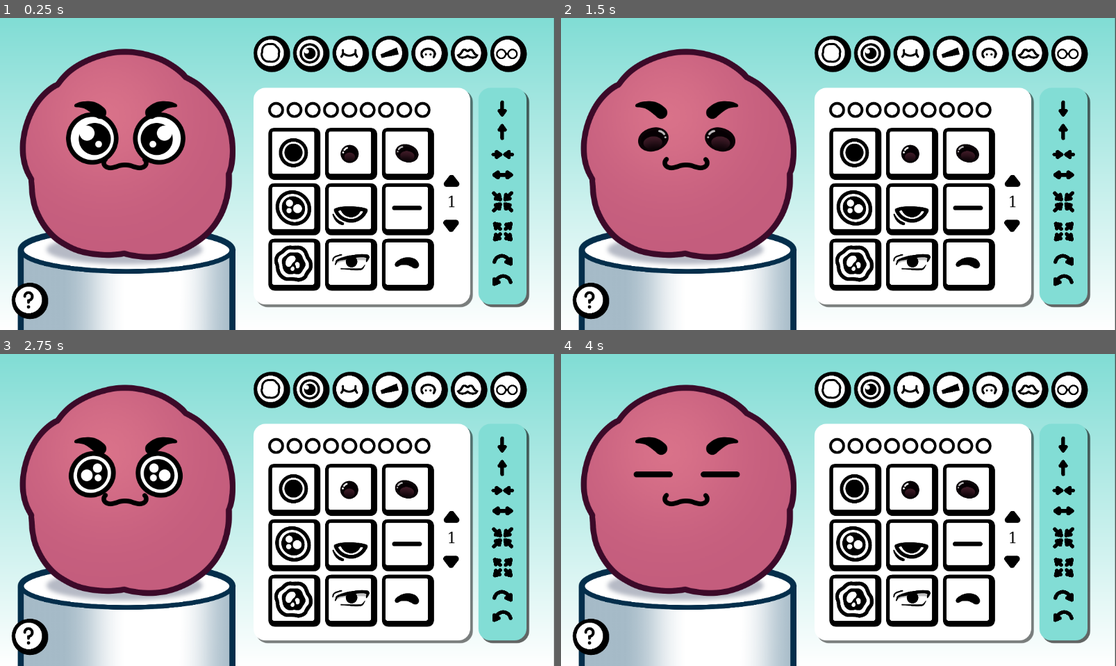
Above: before the commit, frames 1-4 (two rows, left to right).
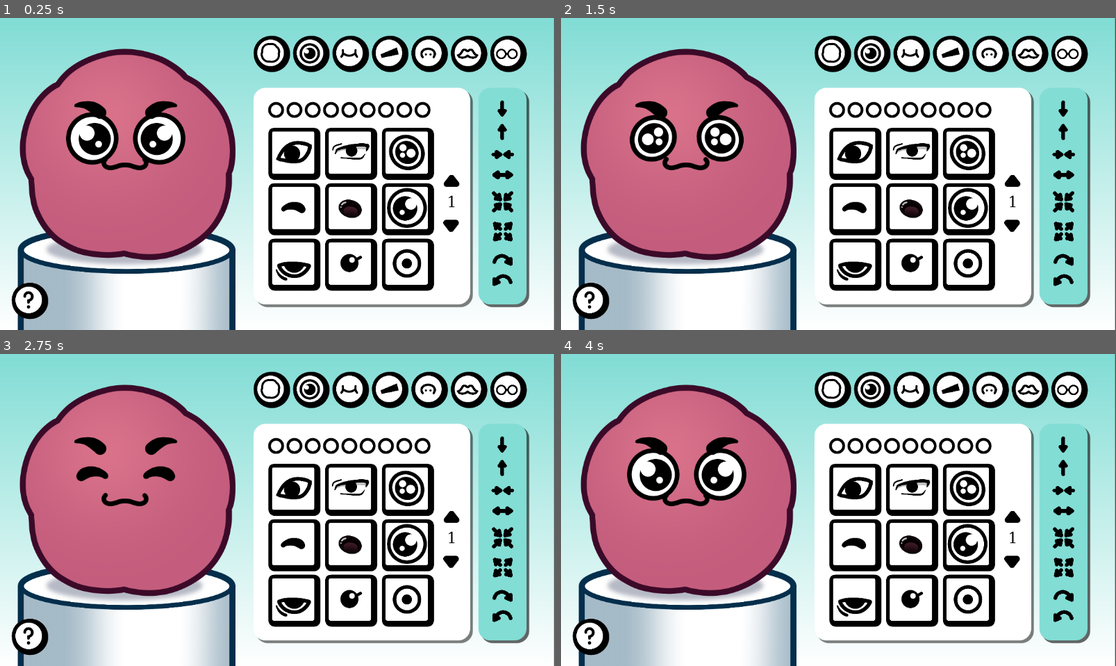
Above: after the commit, the same moments.

Repository: MoaOrLess/FloofMaker
Game: Godot game, scene res://SCENES/learning_2.tscn
Same seed, same stepped clock (60 frames per second), same inputs: the game is played once before the commit and once after it.
Inputs (mouse positions are in pixels of both pictures, inside the frame that each line leads up to):
- Up to frame 1 (0.25 s): no input
- Up to frame 2 (1.5 s): click (910, 155) at 0.52 s; click (966, 155) at 1.27 s
- Up to frame 3 (2.75 s): click (294, 544) at 2.02 s
- Up to frame 4 (4 s): click (910, 544) at 2.77 s; click (966, 544) at 3.52 s

The runs differ from the first frame. In frame 1, 3.1% of the frame differs, in the area x 49-77%, y 37-85%; in frame 2, 4.8%; in frame 3, 4.9%; in frame 4, 5.4%, in the area x 11-77%, y 30-85%.

Commit message:
organised the art and added new art

Diff:
--- a/SCENES/Body_prefab.tscn
+++ b/SCENES/Body_prefab.tscn
@@ -1,6 +1,6 @@
 [gd_scene load_steps=2 format=3 uid="uid://b7mb1gq2r5806"]
 
-[ext_resource type="Texture2D" uid="uid://wvyqnci4huwn" path="res://ART/Body Classic.png" id="1_s4ui3"]
+[ext_resource type="Texture2D" uid="uid://wvyqnci4huwn" path="res://ART/GENERAL ART/Body Classic.png" id="1_s4ui3"]
 
 [node name="BodyPrefab" type="Node2D"]
 
--- a/SCENES/Brow_prefab.tscn
+++ b/SCENES/Brow_prefab.tscn
@@ -1,7 +1,7 @@
 [gd_scene load_steps=3 format=3 uid="uid://sdgxjbdh2l3w"]
 
 [ext_resource type="Script" path="res://SCENES/brow_prefab.gd" id="1_h4xsa"]
-[ext_resource type="Texture2D" uid="uid://bm0fra5q0yix7" path="res://ART/BAD ART/Brow Tear.png" id="2_vnf1b"]
+[ext_resource type="Texture2D" uid="uid://bm0fra5q0yix7" path="res://ART/BROWS ART/Brow Tear.png" id="2_vnf1b"]
 
 [node name="BrowPrefab" type="Node2D"]
 script = ExtResource("1_h4xsa")
--- a/SCENES/Button_prefab_1.tscn
+++ b/SCENES/Button_prefab_1.tscn
@@ -1,9 +1,9 @@
 [gd_scene load_steps=5 format=3 uid="uid://bp5lkyhj64drb"]
 
-[ext_resource type="Texture2D" uid="uid://ddw22ll0cokvs" path="res://ART/Button Off.png" id="1_svggt"]
+[ext_resource type="Texture2D" uid="uid://ddw22ll0cokvs" path="res://ART/BUTTON ART/Button Off.png" id="1_svggt"]
 [ext_resource type="Script" path="res://SCENES/button_prefab_1.gd" id="1_ve7tg"]
-[ext_resource type="Texture2D" uid="uid://cde7vehmjp1a7" path="res://ART/Button On.png" id="2_q2v3w"]
-[ext_resource type="Texture2D" uid="uid://m10updmwr6rc" path="res://ART/Eye Stare.png" id="3_g8ou5"]
+[ext_resource type="Texture2D" uid="uid://cde7vehmjp1a7" path="res://ART/BUTTON ART/Button On.png" id="2_q2v3w"]
+[ext_resource type="Texture2D" uid="uid://m10updmwr6rc" path="res://ART/EYES ART/Eye Stare.png" id="3_g8ou5"]
 
 [node name="OptionButton" type="TextureButton"]
 offset_right = 135.0
--- a/SCENES/Button_prefab_2.tscn
+++ b/SCENES/Button_prefab_2.tscn
@@ -1,9 +1,9 @@
 [gd_scene load_steps=5 format=3 uid="uid://b0etfrqq8vd2q"]
 
 [ext_resource type="Script" path="res://SCENES/button_prefab_2.gd" id="1_p4tqh"]
-[ext_resource type="Texture2D" uid="uid://by140ghgjifkr" path="res://ART/Round Button Off.png" id="2_w7j8t"]
-[ext_resource type="Texture2D" uid="uid://buhgsv216h2ae" path="res://ART/Round Button On.png" id="3_ui6k6"]
-[ext_resource type="Texture2D" uid="uid://qq736aul3ary" path="res://ART/Body Icon.png" id="4_rdaw5"]
+[ext_resource type="Texture2D" uid="uid://by140ghgjifkr" path="res://ART/BUTTON ART/Round Button Off.png" id="2_w7j8t"]
+[ext_resource type="Texture2D" uid="uid://buhgsv216h2ae" path="res://ART/BUTTON ART/Round Button On.png" id="3_ui6k6"]
+[ext_resource type="Texture2D" uid="uid://qq736aul3ary" path="res://ART/BUTTON ART/Body Icon.png" id="4_rdaw5"]
 
 [node name="CategoryButton" type="TextureButton"]
 offset_right = 135.0
--- a/SCENES/Mouth_prefab.tscn
+++ b/SCENES/Mouth_prefab.tscn
@@ -1,7 +1,7 @@
 [gd_scene load_steps=3 format=3 uid="uid://c8d2abrj4fajm"]
 
 [ext_resource type="Script" path="res://SCENES/mouth_prefab.gd" id="1_4j4mr"]
-[ext_resource type="Texture2D" uid="uid://drah0svuy34no" path="res://ART/Mouth Tree.png" id="1_ftqtr"]
+[ext_resource type="Texture2D" uid="uid://drah0svuy34no" path="res://ART/MOUTH ART/Mouth Tree.png" id="1_ftqtr"]
 
 [node name="MouthPrefab" type="Node2D"]
 script = ExtResource("1_4j4mr")
--- a/SCENES/PROTOTYPE.tscn
+++ b/SCENES/PROTOTYPE.tscn
@@ -2,15 +2,15 @@
 
 [ext_resource type="Script" path="res://SCENES/game_test_2.gd" id="1_bnoht"]
 [ext_resource type="Texture2D" uid="uid://dgoi5frckq4vt" path="res://ART/Button A.png" id="2_a5gun"]
-[ext_resource type="Texture2D" uid="uid://wvyqnci4huwn" path="res://ART/Body Classic.png" id="3_pk52t"]
-[ext_resource type="Texture2D" uid="uid://x55babem06gj" path="res://ART/Body Toll.png" id="4_jx5yd"]
-[ext_resource type="Texture2D" uid="uid://cl7pafqbn4ln2" path="res://ART/Body Wide.png" id="5_vf8tq"]
-[ext_resource type="Texture2D" uid="uid://bjddcjpw6i4l" path="res://ART/Eye Classic.png" id="6_uvrbl"]
-[ext_resource type="Texture2D" uid="uid://m10updmwr6rc" path="res://ART/Eye Stare.png" id="7_taps1"]
-[ext_resource type="Texture2D" uid="uid://or0omoiicatl" path="res://ART/Eye Round.png" id="8_x8d73"]
-[ext_resource type="Texture2D" uid="uid://drah0svuy34no" path="res://ART/Mouth Tree.png" id="9_5n28f"]
-[ext_resource type="Texture2D" uid="uid://kq1jk5ukx3hc" path="res://ART/Mouth Toof.png" id="10_va02o"]
-[ext_resource type="Texture2D" uid="uid://b68ktvgq8t2ag" path="res://ART/Mouth Kirby.png" id="11_3hu7s"]
+[ext_resource type="Texture2D" uid="uid://wvyqnci4huwn" path="res://ART/GENERAL ART/Body Classic.png" id="3_pk52t"]
+[ext_resource type="Texture2D" uid="uid://x55babem06gj" path="res://ART/GENERAL ART/Body Toll.png" id="4_jx5yd"]
+[ext_resource type="Texture2D" uid="uid://cl7pafqbn4ln2" path="res://ART/GENERAL ART/Body Wide.png" id="5_vf8tq"]
+[ext_resource type="Texture2D" uid="uid://bjddcjpw6i4l" path="res://ART/EYES ART/Eye Classic.png" id="6_uvrbl"]
+[ext_resource type="Texture2D" uid="uid://m10updmwr6rc" path="res://ART/EYES ART/Eye Stare.png" id="7_taps1"]
+[ext_resource type="Texture2D" uid="uid://or0omoiicatl" path="res://ART/EYES ART/Eye Round.png" id="8_x8d73"]
+[ext_resource type="Texture2D" uid="uid://drah0svuy34no" path="res://ART/MOUTH ART/Mouth Tree.png" id="9_5n28f"]
+[ext_resource type="Texture2D" uid="uid://kq1jk5ukx3hc" path="res://ART/MOUTH ART/Mouth Toof.png" id="10_va02o"]
+[ext_resource type="Texture2D" uid="uid://b68ktvgq8t2ag" path="res://ART/MOUTH ART/Mouth Kirby.png" id="11_3hu7s"]
 
 [node name="PROTOTYPE" type="Node2D"]
 script = ExtResource("1_bnoht")
--- a/SCENES/brow_prefab.gd
+++ b/SCENES/brow_prefab.gd
@@ -2,7 +2,7 @@
 
 
 @onready var brow_sprite: Sprite2D = $BrowSprite
-const BROW_TEAR = preload("res://ART/BAD ART/Brow Tear.png")
+const BROW_TEAR = preload("res://ART/BROWS ART/Brow Tear.png")
 
 var brow_mirror
 var texture
--- a/SCENES/eye_prefab.gd
+++ b/SCENES/eye_prefab.gd
@@ -1,8 +1,8 @@
 extends Node2D
 
 @onready var eye_sprite: Sprite2D = $EyeSprite
-const EYE_STARE = preload("res://ART/Eye Stare.png")
-const EYE_CROSSED = preload("res://ART/Eye Crossed.png")
+const EYE_STARE = preload("res://ART/EYES ART/Eye Stare.png")
+const EYE_CROSSED = preload("res://ART/EYES ART/Eye Crossed.png")
 
 var eye_mirror
 var texture
--- a/SCENES/eye_prefab.tscn
+++ b/SCENES/eye_prefab.tscn
@@ -1,7 +1,7 @@
 [gd_scene load_steps=3 format=3 uid="uid://c87vojqg64ada"]
 
 [ext_resource type="Script" path="res://SCENES/eye_prefab.gd" id="1_gt2oi"]
-[ext_resource type="Texture2D" uid="uid://m10updmwr6rc" path="res://ART/Eye Stare.png" id="1_sstrx"]
+[ext_resource type="Texture2D" uid="uid://m10updmwr6rc" path="res://ART/EYES ART/Eye Stare.png" id="1_sstrx"]
 
 [node name="EyePrefab" type="Node2D"]
 script = ExtResource("1_gt2oi")
--- a/SCENES/learning_2.gd
+++ b/SCENES/learning_2.gd
@@ -5,94 +5,109 @@
 @onready var h_box_container: HBoxContainer = $UI/HBoxContainer
 @onready var extra_options: HBoxContainer = $"Extra Options"
 
-
-
-
-@export var BUTTON_PREFAB = preload("res://SCENES/Button_prefab_1.tscn")
-@export var ROUND_BUTTON_PREFAB = preload("res://SCENES/Button_prefab_2.tscn")
-@export var BROW_PREFAB = preload("res://SCENES/Brow_prefab.tscn")
-
-
 @onready var body_prefab: Node2D = $UI/BodyPrefab
 @onready var eye_prefab: Node2D = $UI/EyePrefab
 @onready var mouth_prefab: Node2D = $UI/MouthPrefab
 @onready var brow_prefab: Node2D = $UI/BrowPrefab
 
-
-
+@onready var page_number: Label = $"UI/MainPanel/Page Number"
+
+#instance stuff
+@export var BUTTON_PREFAB = preload("res://SCENES/Button_prefab_1.tscn")
+@export var ROUND_BUTTON_PREFAB = preload("res://SCENES/Button_prefab_2.tscn")
+@export var BROW_PREFAB = preload("res://SCENES/Brow_prefab.tscn")
 
 
 #ART SPRITES
-var EYE_STARE = preload("res://ART/Eye Stare.png")
-var EYE_ROUND = preload("res://ART/Eye Round.png")
-var EYE_CLASSIC = preload("res://ART/Eye Classic.png")
-var EYE_BIG = preload("res://ART/Eye Big.png")
-var EYE_DONE = preload("res://ART/Eye Done.png")
-var EYE_LINE_ = preload("res://ART/Eye Line .png")
-var EYE_WOBLE = preload("res://ART/Eye Woble.png")
-var EYE_ANIME = preload("res://ART/Eye Anime.png")
-var EYE_BLINK = preload("res://ART/Eye Blink.png")
-var EYE_CROSSED = preload("res://ART/Eye Crossed.png")
-var EYE_GURL = preload("res://ART/Eye Gurl.png")
-var EYE_INTENSE = preload("res://ART/Eye Intense.png")
-var EYE_KIRBY = preload("res://ART/Eye Kirby.png")
-var EYE_SHARP = preload("res://ART/Eye Sharp.png")
-var EYE_TIC_TAC = preload("res://ART/Eye TicTac.png")
-var EYE_TRAUMA = preload("res://ART/Eye Trauma.png")
-var EYE_TWINKLE = preload("res://ART/Eye Twinkle.png")
-var EYE_U = preload("res://ART/Eye U.png")
-
-
-var MOUTH_KIRBY = preload("res://ART/Mouth Kirby.png")
-var MOUTH_TOOF = preload("res://ART/Mouth Toof.png")
-var MOUTH_TREE = preload("res://ART/Mouth Tree.png")
-var MOUTH_LIP = preload("res://ART/Mouth Lip.png")
-var MOUTH_POUT = preload("res://ART/Mouth Pout.png")
-var MOUTH_SMOLLSMILE = preload("res://ART/Mouth Smollsmile.png")
-var MOUTH_V = preload("res://ART/Mouth V.png")
-var MOUTH_W = preload("res://ART/Mouth W.png")
-var MOUTH_BEAN = preload("res://ART/Mouth Bean.png")
-
-var BROW_EMPTY
-const BROW_BLOCK = preload("res://ART/BAD ART/Brow Block.png")
-const BROW_BRICK = preload("res://ART/BAD ART/Brow Brick.png")
-const BROW_CHONK = preload("res://ART/BAD ART/Brow Chonk.png")
-const BROW_CLASSIC = preload("res://ART/BAD ART/Brow Classic.png")
-const BROW_FROWN = preload("res://ART/BAD ART/Brow Frown.png")
-const BROW_HAIRY = preload("res://ART/BAD ART/Brow Hairy.png")
-const BROW_HAT = preload("res://ART/BAD ART/Brow Hat.png")
-const BROW_INTENSE = preload("res://ART/BAD ART/Brow Intense.png")
-const BROW_PRESSED = preload("res://ART/BAD ART/Brow Pressed.png")
-const BROW_ROUND_BLOCK = preload("res://ART/BAD ART/Brow RoundBlock.png")
-const BROW_ROUNDISH = preload("res://ART/BAD ART/Brow Roundish.png")
-const BROW_SHWONK = preload("res://ART/BAD ART/Brow Shwonk.png")
-const BROW_SLICK = preload("res://ART/BAD ART/Brow Slick.png")
-const BROW_SWOOP = preload("res://ART/BAD ART/Brow Swoop.png")
-const BROW_TEAR = preload("res://ART/BAD ART/Brow Tear.png")
-
-
-const BODY_ICON = preload("res://ART/Body Icon.png")
-const BROW_ICON = preload("res://ART/Brow Icon.png")
-const EXTRA_ICON = preload("res://ART/Extra Icon.png")
-const EYE_ICON = preload("res://ART/Eye Icon.png")
-const HAIR_ICON = preload("res://ART/Hair Icon.png")
-const MOUTH_ICON = preload("res://ART/Mouth Icon.png")
-const NOSE_ICON = preload("res://ART/Nose Icon.png")
-
-const QUESTION_MARK_ICON = preload("res://ART/Question Mark Icon.png")
-
-@onready var page_number: Label = $"UI/MainPanel/Page Number"
-
+const BROW_EMPTY = null
+const BROW_BLOCK = preload("res://ART/BROWS ART/Brow Block.png")
+const BROW_BRICK = preload("res://ART/BROWS ART/Brow Brick.png")
+const BROW_CHONK = preload("res://ART/BROWS ART/Brow Chonk.png")
+const BROW_CLASSIC = preload("res://ART/BROWS ART/Brow Classic.png")
+const BROW_FROWN = preload("res://ART/BROWS ART/Brow Frown.png")
+const BROW_HAIRY = preload("res://ART/BROWS ART/Brow Hairy.png")
+const BROW_HAT = preload("res://ART/BROWS ART/Brow Hat.png")
+const BROW_INTENSE = preload("res://ART/BROWS ART/Brow Intense.png")
+const BROW_PRESSED = preload("res://ART/BROWS ART/Brow Pressed.png")
+const BROW_ROUND_BLOCK = preload("res://ART/BROWS ART/Brow RoundBlock.png")
+const BROW_ROUNDISH = preload("res://ART/BROWS ART/Brow Roundish.png")
+const BROW_SHWONK = preload("res://ART/BROWS ART/Brow Shwonk.png")
+const BROW_SLICK = preload("res://ART/BROWS ART/Brow Slick.png")
+const BROW_SWOOP = preload("res://ART/BROWS ART/Brow Swoop.png")
+const BROW_TEAR = preload("res://ART/BROWS ART/Brow Tear.png")
+
+
+const BODY_ICON = preload("res://ART/BUTTON ART/Body Icon.png")
+const BROW_ICON = preload("res://ART/BUTTON ART/Brow Icon.png")
+const EXTRA_ICON = preload("res://ART/BUTTON ART/Extra Icon.png")
+const EYE_ICON = preload("res://ART/BUTTON ART/Eye Icon.png")
+const HAIR_ICON = preload("res://ART/BUTTON ART/Hair Icon.png")
+const NOSE_ICON = preload("res://ART/BUTTON ART/Nose Icon.png")
+const QUESTION_MARK_ICON = preload("res://ART/BUTTON ART/Question Mark Icon.png")
+
+const EYE_ALMOND = preload("res://ART/EYES ART/Eye Almond.png")
+const EYE_ANIME = preload("res://ART/EYES ART/Eye Anime.png")
+const EYE_BIG = preload("res://ART/EYES ART/Eye Big.png")
+const EYE_BLINK = preload("res://ART/EYES ART/Eye Blink.png")
+const EYE_CLASSIC = preload("res://ART/EYES ART/Eye Classic.png")
+const EYE_CROSSED = preload("res://ART/EYES ART/Eye Crossed.png")
+const EYE_DONE = preload("res://ART/EYES ART/Eye Done.png")
+const EYE_GURL = preload("res://ART/EYES ART/Eye Gurl.png")
+const EYE_INTENSE = preload("res://ART/EYES ART/Eye Intense.png")
+const EYE_KIRBY = preload("res://ART/EYES ART/Eye Kirby.png")
+const EYE_LINE_ = preload("res://ART/EYES ART/Eye Line .png")
+const EYE_REALISH = preload("res://ART/EYES ART/Eye Realish.png")
+const EYE_ROUND = preload("res://ART/EYES ART/Eye Round.png")
+const EYE_SHARP = preload("res://ART/EYES ART/Eye Sharp.png")
+const EYE_STARE = preload("res://ART/EYES ART/Eye Stare.png")
+const EYE_TIC_TAC = preload("res://ART/EYES ART/Eye TicTac.png")
+const EYE_TRAUMA = preload("res://ART/EYES ART/Eye Trauma.png")
+const EYE_TWINKLE = preload("res://ART/EYES ART/Eye Twinkle.png")
+const EYE_U = preload("res://ART/EYES ART/Eye U.png")
+const EYE_WOBLE = preload("res://ART/EYES ART/Eye Woble.png")
+const FLOOF_GIDDY = preload("res://ART/EYES ART/Floof Giddy.png")
+
+const MOUTH_BEAN = preload("res://ART/MOUTH ART/Mouth Bean.png")
+const MOUTH_CHEEKY_GRIN = preload("res://ART/MOUTH ART/Mouth Cheeky Grin.png")
+const MOUTH_GRIN = preload("res://ART/MOUTH ART/Mouth Grin.png")
+const MOUTH_ICON = preload("res://ART/MOUTH ART/Mouth Icon.png")
+const MOUTH_JOJO = preload("res://ART/MOUTH ART/Mouth Jojo.png")
+const MOUTH_KIRBY = preload("res://ART/MOUTH ART/Mouth Kirby.png")
+const MOUTH_LIP = preload("res://ART/MOUTH ART/Mouth Lip.png")
+const MOUTH_LIPS = preload("res://ART/MOUTH ART/Mouth Lips.png")
+const MOUTH_POUT = preload("res://ART/MOUTH ART/Mouth Pout.png")
+const MOUTH_SHARP = preload("res://ART/MOUTH ART/Mouth Sharp.png")
+const MOUTH_SMIRK = preload("res://ART/MOUTH ART/Mouth Smirk.png")
+const MOUTH_SMOLLSMILE = preload("res://ART/MOUTH ART/Mouth Smollsmile.png")
+const MOUTH_SMUG = preload("res://ART/MOUTH ART/Mouth Smug.png")
+const MOUTH_SSSSH = preload("res://ART/MOUTH ART/Mouth Ssssh.png")
+const MOUTH_TOOF = preload("res://ART/MOUTH ART/Mouth Toof.png")
+const MOUTH_TREE = preload("res://ART/MOUTH ART/Mouth Tree.png")
+const MOUTH_V = preload("res://ART/MOUTH ART/Mouth V.png")
+const MOUTH_W = preload("res://ART/MOUTH ART/Mouth W.png")
+
+const NOSE_BLOB = preload("res://ART/NOSE ART/Nose Blob.png")
+const NOSE_BUTTON = preload("res://ART/NOSE ART/Nose Button.png")
+const NOSE_CAT = preload("res://ART/NOSE ART/Nose Cat.png")
+const NOSE_CLOWN = preload("res://ART/NOSE ART/Nose Clown.png")
+const NOSE_FLARE = preload("res://ART/NOSE ART/Nose Flare.png")
+const NOSE_GREMLIN = preload("res://ART/NOSE ART/Nose Gremlin.png")
+const NOSE_REALISH = preload("res://ART/NOSE ART/Nose Realish.png")
+const NOSE_SQUIDWARD = preload("res://ART/NOSE ART/Nose Squidward.png")
+const NOSE_VOLDY = preload("res://ART/NOSE ART/Nose Voldy.png")
+
+# Arrays of options
 var ExtraOption =[QUESTION_MARK_ICON]
-
-var EyeOption = [EYE_STARE, EYE_ROUND, EYE_CLASSIC, EYE_BIG, EYE_DONE, EYE_LINE_,EYE_WOBLE, EYE_ANIME,
-EYE_BLINK, EYE_CROSSED, EYE_GURL, EYE_INTENSE, EYE_KIRBY, EYE_SHARP, EYE_TIC_TAC, EYE_TRAUMA, EYE_TWINKLE, EYE_U]
-
-var MouthOption = [MOUTH_KIRBY, MOUTH_TOOF, MOUTH_TREE, MOUTH_LIP, MOUTH_POUT, MOUTH_SMOLLSMILE, MOUTH_V,
-MOUTH_W, MOUTH_BEAN]
-
-var BrowOption = [BROW_EMPTY, BROW_BLOCK, BROW_BRICK, BROW_CHONK, BROW_CLASSIC, BROW_FROWN, BROW_HAIRY, BROW_HAT, BROW_INTENSE, BROW_PRESSED, BROW_ROUND_BLOCK, BROW_ROUNDISH, BROW_SHWONK, BROW_SLICK, BROW_SWOOP, BROW_TEAR]
-
+var EyeOption = [EYE_ALMOND, EYE_ANIME, EYE_BIG, EYE_BLINK, EYE_CLASSIC, EYE_CROSSED, EYE_DONE,
+EYE_GURL, EYE_INTENSE, EYE_KIRBY, EYE_LINE_, EYE_REALISH, EYE_ROUND, EYE_SHARP, EYE_STARE,
+EYE_TIC_TAC, EYE_TRAUMA, EYE_TWINKLE, EYE_U, EYE_WOBLE, FLOOF_GIDDY]
+var MouthOption = [MOUTH_BEAN, MOUTH_CHEEKY_GRIN, MOUTH_GRIN, MOUTH_ICON, MOUTH_JOJO,
+MOUTH_KIRBY, MOUTH_LIP, MOUTH_LIPS, MOUTH_POUT, MOUTH_SHARP, MOUTH_SMIRK, MOUTH_SMOLLSMILE,
+MOUTH_SMUG, MOUTH_SSSSH, MOUTH_TOOF, MOUTH_TREE, MOUTH_V, MOUTH_W ]
+var BrowOption = [BROW_EMPTY, BROW_BLOCK, BROW_BRICK, BROW_CHONK, BROW_CLASSIC, BROW_FROWN, BROW_HAIRY,
+BROW_HAT, BROW_INTENSE, BROW_PRESSED, BROW_ROUND_BLOCK, BROW_ROUNDISH, BROW_SHWONK, BROW_SLICK, BROW_SWOOP, BROW_TEAR]
+var NoseOption = [NOSE_BLOB, NOSE_BUTTON, NOSE_CAT, NOSE_CLOWN, NOSE_FLARE, NOSE_GREMLIN, NOSE_REALISH,
+NOSE_SQUIDWARD, NOSE_VOLDY]
 var CategoryOption = [BODY_ICON, EYE_ICON, MOUTH_ICON, BROW_ICON, NOSE_ICON, HAIR_ICON, EXTRA_ICON]
 
 var page_index
@@ -102,6 +117,7 @@
 var category_index
 
 var eye_sprite
+var brow_sprite
 var current_category = 1
 var cat_eyes
 var cat_mouth
--- a/SCENES/learning_2.tscn
+++ b/SCENES/learning_2.tscn
@@ -2,16 +2,16 @@
 
 [ext_resource type="Texture2D" uid="uid://iu7mkhq8etxx" path="res://ART/UI LOOK.png" id="1_ny5bw"]
 [ext_resource type="Script" path="res://SCENES/learning_2.gd" id="1_t10gp"]
-[ext_resource type="Texture2D" uid="uid://c8mojrwefkpga" path="res://ART/Simple Up Button.png" id="2_5ownq"]
-[ext_resource type="Texture2D" uid="uid://bq3awijdlrigx" path="res://ART/Arrow Up.png" id="2_l6esw"]
-[ext_resource type="Texture2D" uid="uid://f4xpd4h14h8i" path="res://ART/Arrow In.png" id="3_aqovp"]
-[ext_resource type="Texture2D" uid="uid://bcbcub2nbp01g" path="res://ART/Collor Picker.png" id="4_8dvh8"]
-[ext_resource type="Texture2D" uid="uid://byebwktexvnf" path="res://ART/Arrow Out.png" id="4_kx4j1"]
-[ext_resource type="Texture2D" uid="uid://dfvdd7253sx0x" path="res://ART/Arrow Shrink.png" id="5_tr8ew"]
-[ext_resource type="Texture2D" uid="uid://bhnkuevux1xvj" path="res://ART/Arrow Grow.png" id="6_66r7e"]
-[ext_resource type="Texture2D" uid="uid://2snsbexgctnm" path="res://ART/Arrow Rotate.png" id="7_q66o3"]
+[ext_resource type="Texture2D" uid="uid://c8mojrwefkpga" path="res://ART/BUTTON ART/Simple Up Button.png" id="2_5ownq"]
+[ext_resource type="Texture2D" uid="uid://bq3awijdlrigx" path="res://ART/BUTTON ART/Arrow Up.png" id="2_l6esw"]
+[ext_resource type="Texture2D" uid="uid://f4xpd4h14h8i" path="res://ART/BUTTON ART/Arrow In.png" id="3_aqovp"]
+[ext_resource type="Texture2D" uid="uid://bcbcub2nbp01g" path="res://ART/BUTTON ART/Collor Picker.png" id="4_8dvh8"]
+[ext_resource type="Texture2D" uid="uid://byebwktexvnf" path="res://ART/BUTTON ART/Arrow Out.png" id="4_kx4j1"]
+[ext_resource type="Texture2D" uid="uid://dfvdd7253sx0x" path="res://ART/BUTTON ART/Arrow Shrink.png" id="5_tr8ew"]
+[ext_resource type="Texture2D" uid="uid://bhnkuevux1xvj" path="res://ART/BUTTON ART/Arrow Grow.png" id="6_66r7e"]
+[ext_resource type="Texture2D" uid="uid://2snsbexgctnm" path="res://ART/BUTTON ART/Arrow Rotate.png" id="7_q66o3"]
 [ext_resource type="PackedScene" uid="uid://c87vojqg64ada" path="res://SCENES/eye_prefab.tscn" id="9_kudht"]
-[ext_resource type="Texture2D" uid="uid://ll03qkavyck1" path="res://ART/Podium.png" id="10_7dlkg"]
+[ext_resource type="Texture2D" uid="uid://ll03qkavyck1" path="res://ART/GENERAL ART/Podium.png" id="10_7dlkg"]
 [ext_resource type="PackedScene" uid="uid://b7mb1gq2r5806" path="res://SCENES/Body_prefab.tscn" id="10_oeyuo"]
 [ext_resource type="PackedScene" uid="uid://c8d2abrj4fajm" path="res://SCENES/Mouth_prefab.tscn" id="11_32im6"]
 [ext_resource type="PackedScene" uid="uid://sdgxjbdh2l3w" path="res://SCENES/Brow_prefab.tscn" id="12_odh43"]
Not shown, removed: ART/Arrow Grow.png.import
Not shown, removed: ART/Arrow In.png.import
Not shown, removed: ART/Arrow Out.png.import
Not shown, removed: ART/Arrow Rotate.png.import
Not shown, removed: ART/Arrow Shrink.png.import
Not shown, removed: ART/Arrow Up.png.import
Not shown, removed: ART/BAD ART/Brow Block.png.import
Not shown, removed: ART/BAD ART/Brow Brick.png.import
Not shown, removed: ART/BAD ART/Brow Chonk.png.import
Not shown, removed: ART/BAD ART/Brow Classic.png.import
Not shown, removed: ART/BAD ART/Brow Frown.png.import
Not shown, removed: ART/BAD ART/Brow Hairy.png.import
(and 226 more such lines)
